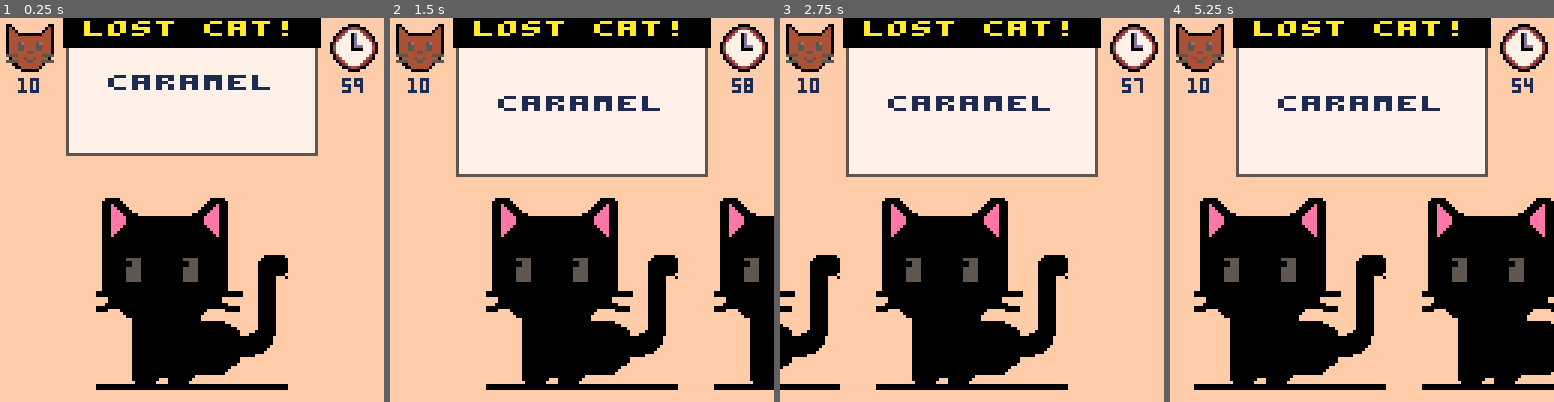
Above: before the commit, frames 1-4 (left to right).
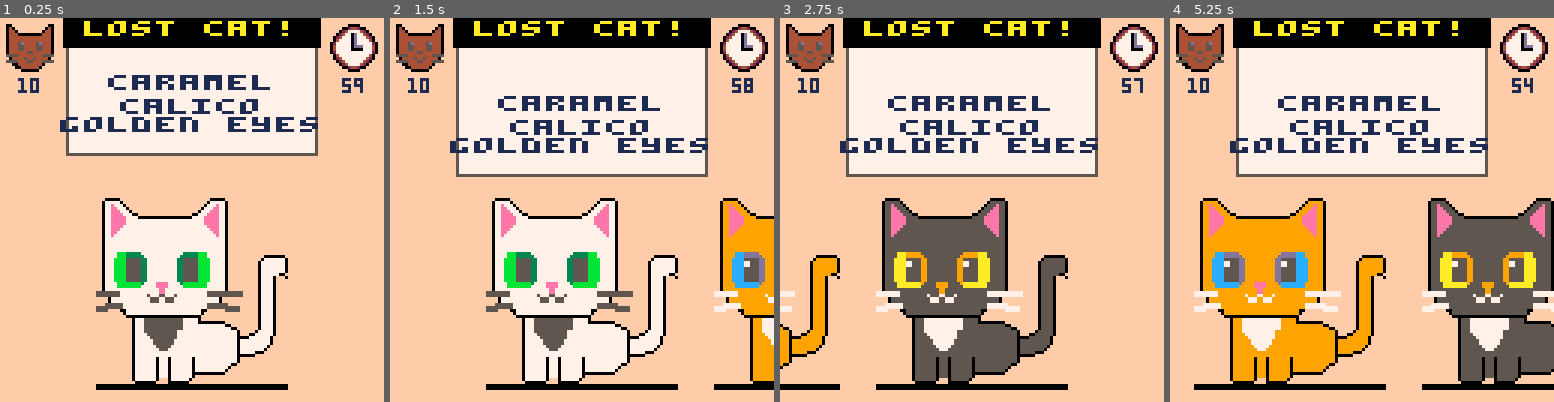
Above: after the commit, the same moments.

Repository: pcal43/pico8-papurrs-please
Game: PICO-8 cartridge pico8-home/carts/lost-cats.p8
Two runs of this game, one before a commit and one after it. Both use one fixed random seed, a clock stepped at 60 frames per second and the inputs below.
Inputs:
- Up to frame 1 (0.25 s): no input
- Up to frame 2 (1.5 s): no input
- Up to frame 3 (2.75 s): hold Right 1.6-2.1 s; hold Right from 2.47 s (still down)
- Up to frame 4 (5.25 s): release Right at 3.03 s; hold Left 3.08-3.58 s; hold Right 4.02-4.68 s; hold Left from 5.08 s (still down)

The runs differ from the first frame. In frame 1, 14% of the frame differs, in the area x 15-83%, y 21-95%; in frame 2, 18%; in frame 3, 15%; in frame 4, 25%, in the area x 6-100%, y 26-95%.

Commit message:
checkpoint

Diff:
--- a/pico8-home/carts/src/Cat.lua
+++ b/pico8-home/carts/src/Cat.lua
@@ -10,7 +10,6 @@
     function self.draw(x, y, traits)
         palt(0, false) -- black is black, beige is transparent
         palt(15, true)
-        printh(tostr(traits))
         pal(1, traits[TraitKeys.FUR_COLOR].fur)
         pal(7, traits[TraitKeys.FUR_COLOR].whiskers)
         pal(9, traits[TraitKeys.FUR_COLOR].nose)
@@ -40,8 +39,6 @@
 
     function self.draw(x, y)
       requireNonNil(traits)
-        printh(tostr(traits))
-        printh("-------")
         self.catTemplate.draw(x, y, traits)
     end
 
--- a/pico8-home/carts/src/GameScreen.lua
+++ b/pico8-home/carts/src/GameScreen.lua
@@ -18,15 +18,15 @@
     self.catList = {}
     self.catListSize = 10
 
-    self.posters = generate_posters(10)
+    self.posters = generate_posters(10, 2, 3)
 
 
     for i=1,self.catListSize do
         local fidx = ((i - 1) % #TraitValues[TraitKeys.FUR_COLOR]) + 1
         local eidx = ((i - 1) % #TraitValues[TraitKeys.EYE_COLOR]) + 1
         local traits = {
-            [TraitKeys.FUR_COLOR] = TraitValues[TraitKeys.FUR_COLOR],
-            [TraitKeys.EYE_COLOR] = TraitValues[TraitKeys.EYE_COLOR]
+            [TraitKeys.FUR_COLOR] = TraitValues[TraitKeys.FUR_COLOR][fidx],
+            [TraitKeys.EYE_COLOR] = TraitValues[TraitKeys.EYE_COLOR][eidx]
         }
         self.catList[i] = Cat.new(TUXEDO_CAT, traits)
     end
@@ -44,7 +44,6 @@
         local header_x = (128 - header_w) / 2
         local header_y = 0
 
-
         -- draw poster at the top
         local rw, rh = 84, 44
         local rx = (128 - rw) / 2
@@ -55,6 +54,7 @@
         -- print traits
         local trait_line = 2
         for trait_key, trait_value in pairs(self.posters[1].traits) do
+            printh("---"..trait_value.name)
             self.print_center_top(trait_value.name, trait_line, 4, 1, self.posterY + 9)
             trait_line = trait_line + 1
         end
--- a/pico8-home/carts/src/Poster.lua
+++ b/pico8-home/carts/src/Poster.lua
@@ -16,17 +16,19 @@
     local posters = {}
     -- Get n unique integers to use as indices for cat names
     local name_indeces = get_unique_integers(count, CAT_NAME_COUNT)
+    printh("----")
     for i = 1, count do
-       local name = requireNonNil(get_cat_name(name_indeces[i]), "nil cat name returned ("..name_indeces[i]..")")
+          printh("---!!!-")
         -- determine how many traits this poster should have
         local numTraits = minTraits + flr(rnd(maxTraits - minTraits + 1))
-
+        printh('numTraits = '..tostr(numTraits).." "..tostr(TraitKeys.COUNT))
         -- select random trait keys
-        local traitKeys = get_unique_integers(numTraits, #TraitKeys)
-
+        local traitKeys = get_unique_integers(numTraits, TraitKeys.COUNT)
+        printh('traitKeys = '..tostr(traitKeys[1]))
         -- build traits table
         local traits = {}
         for j = 1, #traitKeys do
+          printh("---??-")
             local traitKey = traitKeys[j]
             local possibleValues = TraitValues[traitKey]
 
@@ -34,8 +36,10 @@
             local selectedValue = possibleValues[flr(rnd(#possibleValues)) + 1]
 
             traits[traitKey] = selectedValue
+            printh("trait set"..tostr(traitKey).." "..tostr(traits[traitKey]))
         end
 
+        local name = requireNonNil(get_cat_name(name_indeces[i]), "nil cat name returned ("..name_indeces[i]..")")
         add(posters, Poster.new(name, traits))
     end
 
--- a/pico8-home/carts/src/Traits.lua
+++ b/pico8-home/carts/src/Traits.lua
@@ -6,7 +6,9 @@
     FUR_PATTERN = 2,
     EYE_COLOR = 3,
     COLLAR = 4,
+    COUNT = 4
 }
+
 
 TraitValues = {}
 
